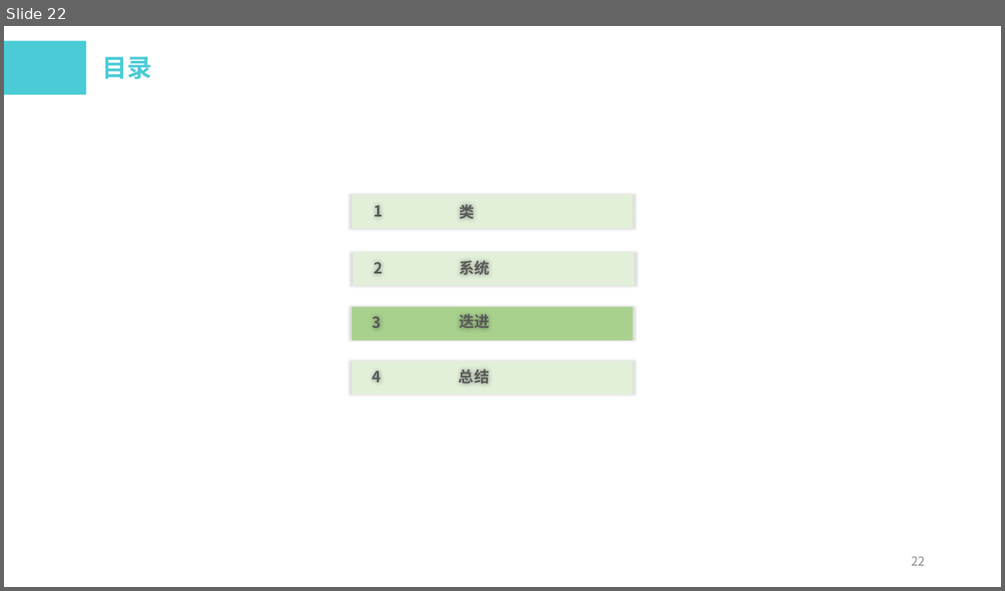
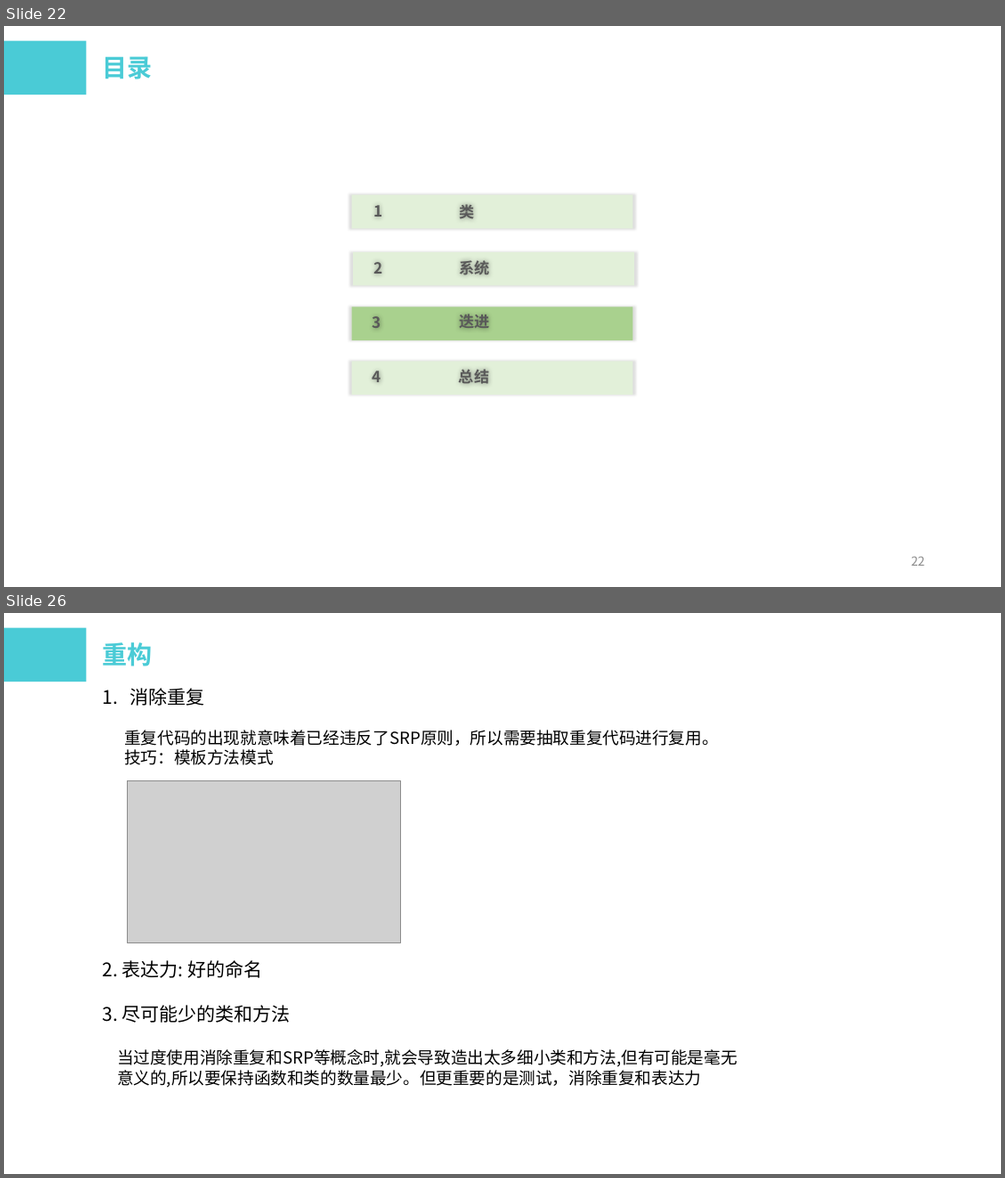
Before and after one commit to wangxm47/Transfer-folder, a slide deck: 前端学习班第4期.pptx. Shown one above the other, each under a label of ours: slide 22 before the commit, slides 22 and 26 after it; the slides between them are not shown. The pictures are 1005x591 and 1005x1178 pixels, drawn with LibreOffice and Linux fonts; fonts in the diff are those of the drawing; grey boxes stand for pictures; background and template pictures are left out. Boxes give left, top, right and bottom in pixels: in the first picture for what was removed or moved away, otherwise in the second. Text is boxed around its words. In the diff, an @@ line names an element or a change of style, - is before the commit and + after.

```diff
--- a/前端学习班第4期.pptx
+++ b/前端学习班第4期.pptx
@@ slide 26 added at (4,613,1001,1174), background #FFFFFF @@
@@ rectangle added at (4,628,86,682), fill #4ACBD6 @@
@@ text added at (102,642,152,666), 24 pt, text #4ACBD6, bold @@
+重构
@@ text added at (124,688,718,765), 16 pt, text #000000 @@
+1. 消除重复
+重复代码的出现就意味着已经违反了SRP原则，所以需要抽取重复代码进行复用。
+技巧：模板方法模式
@@ picture added at (128,780,400,943) @@
@@ text added at (102,960,737,1087), 16 pt, text #000000 @@
+2. 表达力: 好的命名
+3. 尽可能少的类和方法
+当过度使用消除重复和SRP等概念时,就会导致造出太多细小类和方法,但有可能是毫无
+意义的,所以要保持函数和类的数量最少。但更重要的是测试，消除重复和表达力
```
Also in this commit, not shown: 2 slides changed, 4 other slides added, 5 slides removed.
